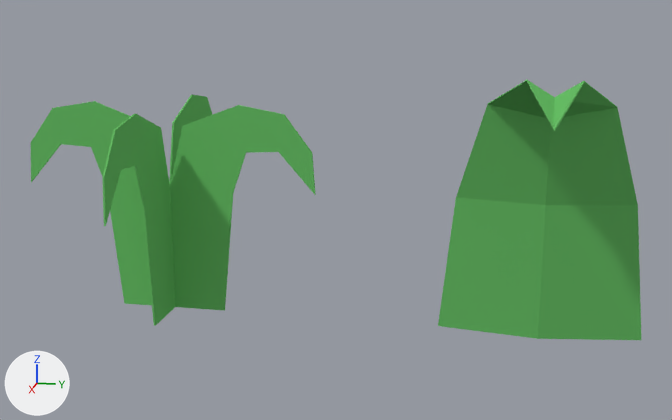
The Blender file Klamoa's ForceGame/Assets/Meshes/Grass/Grass.blend as it was, and as the next commit left it.
Rendered twice from a 50 mm camera at (1.041, 0.414, 0.395) aimed at (0.001, 0.206, 0.135). Every picture has the same lights, and +X, +Y and +Z are marked at lower left.

Objects in the first picture: 'Grass_01', 'Plane'.
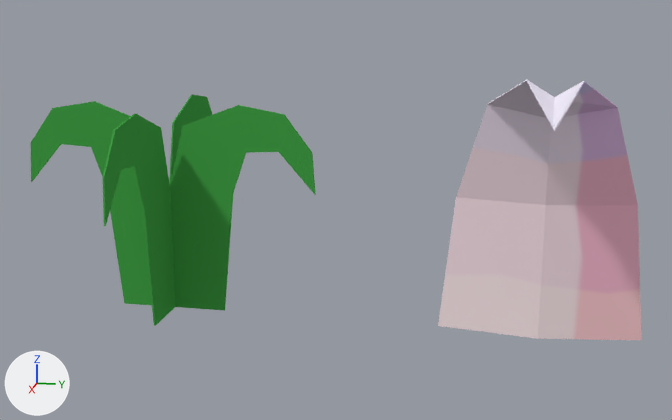
Changed parts and their boxes (x1, y1, x2, y2) in the pictures (672 x 420 px):
'Plane', surface changed (green to grey)
    both: (438, 80, 641, 340)
'Grass_01', surface changed
    both: (31, 95, 316, 326)

What changed in the scene script:
```text
Add img_lowpoly_texture_png:
    img_lowpoly_texture_png = load_image('Lowpoly_texture.png', '../../Textures/Lowpoly_texture.png', 1920, 1080, 'sRGB')
Change mat_grass:
    where n0 = _N.new('ShaderNodeTexImage'); n0.name = 'Image Texture'
    n0.image: img_lowpoly_tex_png_001 -> img_lowpoly_texture_png
Change me_plane_002:
    where me_plane_002.from_pydata(...)  # 92 vertices, 100 faces; spans x -0.181..0.181, y -0.181..0.181, z 0.0..0.254
    used by ob_grass_01; location = (0.0, 0.0, 0.0); rotation_euler = (0.0, 0.0, 1.571), in degrees (0, 0, 90)
    me_plane_002 part 1: texture (UV) coordinates of 100 of 100 faces, centred in x -0.179..0.179, y -0.179..0.179, z 0.0..0.25, changed; they spanned u 0.03..0.11, v 0.78..0.97 and now span u 0.37..0.38, v 0.47..0.49
```
